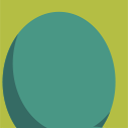
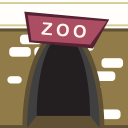
Layers edited between the first and the second 128x128 image:
hid "Calque 56" over [0, 0, 128, 128]
added layer "Calque 66" above "Calque 35" over [0, 0, 128, 128]
